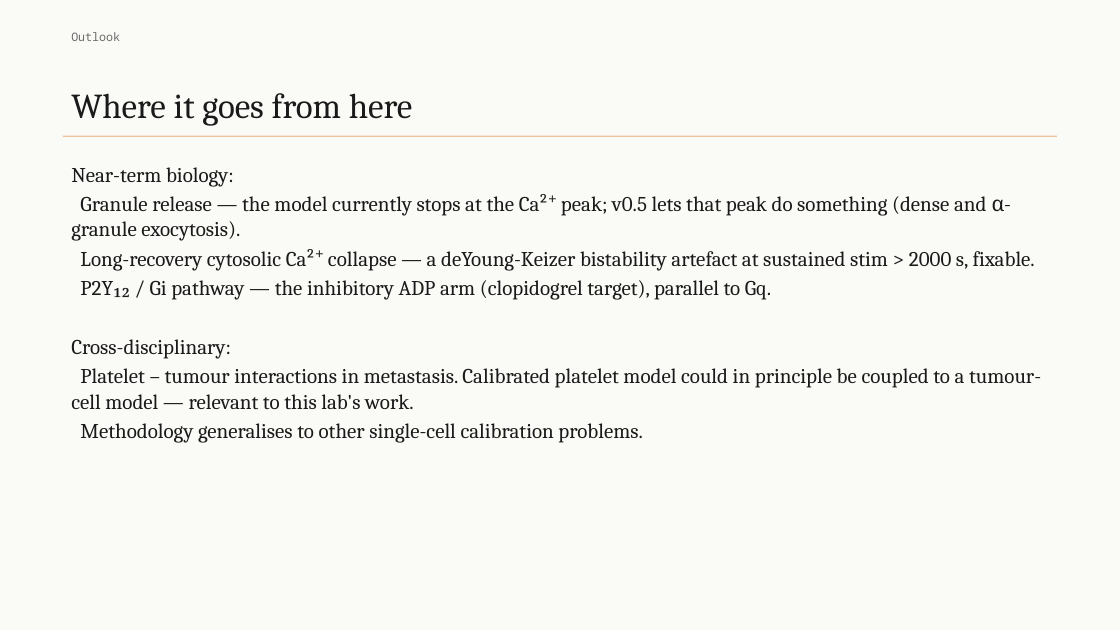
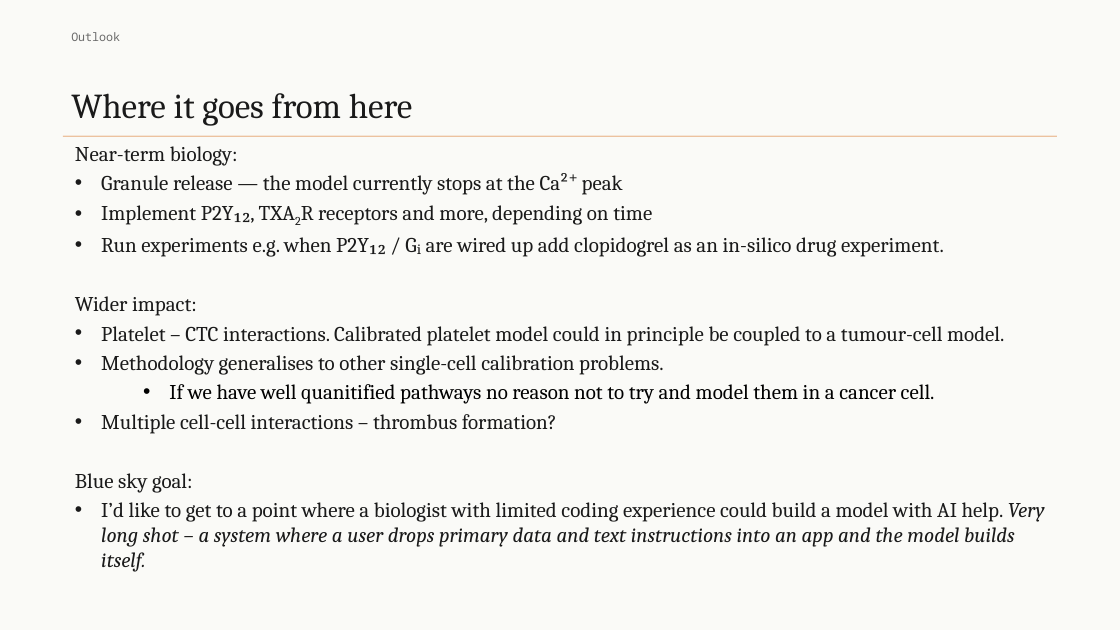
Before and after one commit to stevehaigh/platelet-wcm, a slide deck: slide 12 of reports/decks/lab-meeting-2026-05-14.pptx (slide 8 before the commit). Drawn at 1120x630 pixels with LibreOffice and Linux fonts; fonts in the diff are those of the drawing. Boxes give left, top, right and bottom in pixels: in the first picture for what was removed or moved away, otherwise in the second. Text is boxed around its words. In the diff, an @@ line names an element or a change of style, - is before the commit and + after.

```diff
--- a/reports/decks/lab-meeting-2026-05-14.pptx
+++ b/reports/decks/lab-meeting-2026-05-14.pptx
@@ text "Near-term biology:": place and size @@
-text "Near-term biology:" at (71,167,1041,443)
+text "Near-term biology:" at (75,146,1045,547)
@@ text at (75,173,1004,346): text changed @@
-Granule release — the model currently stops at the Ca²⁺ peak; v0.5 lets that peak do something (dense and α-granule exocytosis).
-Long-recovery cytosolic Ca²⁺ collapse — a deYoung-Keizer bistability artefact at sustained stim > 2000 s, fixable.
-P2Y₁₂ / Gi pathway — the inhibitory ADP arm (clopidogrel target), parallel to Gq.
-Cross-disciplinary:
-Platelet – tumour interactions in metastasis. Calibrated platelet model could in principle be coupled to a tumour-cell model — relevant to this lab's work.
+• Granule release — the model currently stops at the Ca²⁺ peak
+• Implement P2Y₁₂, TXA2R receptors and more, depending on time
+• Run experiments e.g. when P2Y₁₂ / Gᵢ are wired up add clopidogrel as an in-silico drug experiment.
+Wider impact:
+• Platelet – CTC interactions. Calibrated platelet model could in principle be coupled to a tumour-cell model.
@@ text at (101,355,663,375): bullet none to • @@
@@ text at (75,384,1045,547): paragraphs added @@
+  • If we have well quanitified pathways no reason not to try and model them in a cancer cell.
+• Multiple cell-cell interactions – thrombus formation?
+Blue sky goal:
+• I’d like to get to a point where a biologist with limited coding experience could build a model with AI help. Very long shot – a system where a user drops primary data and text instructions into an app and the model builds itself.
```
Also in this commit, not shown: 4 other slides changed, 7 slides added, 3 slides removed, 2 other files.
